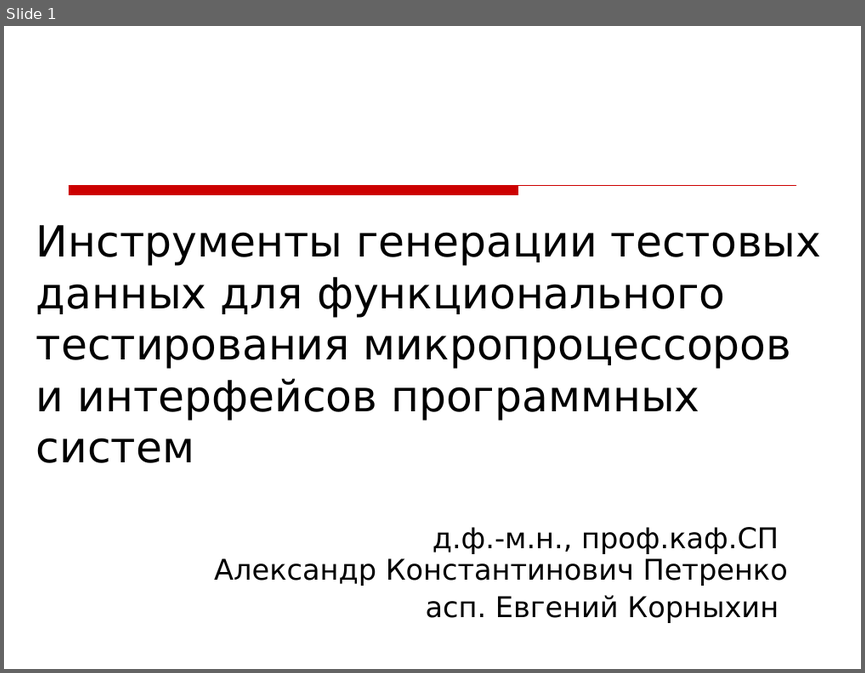
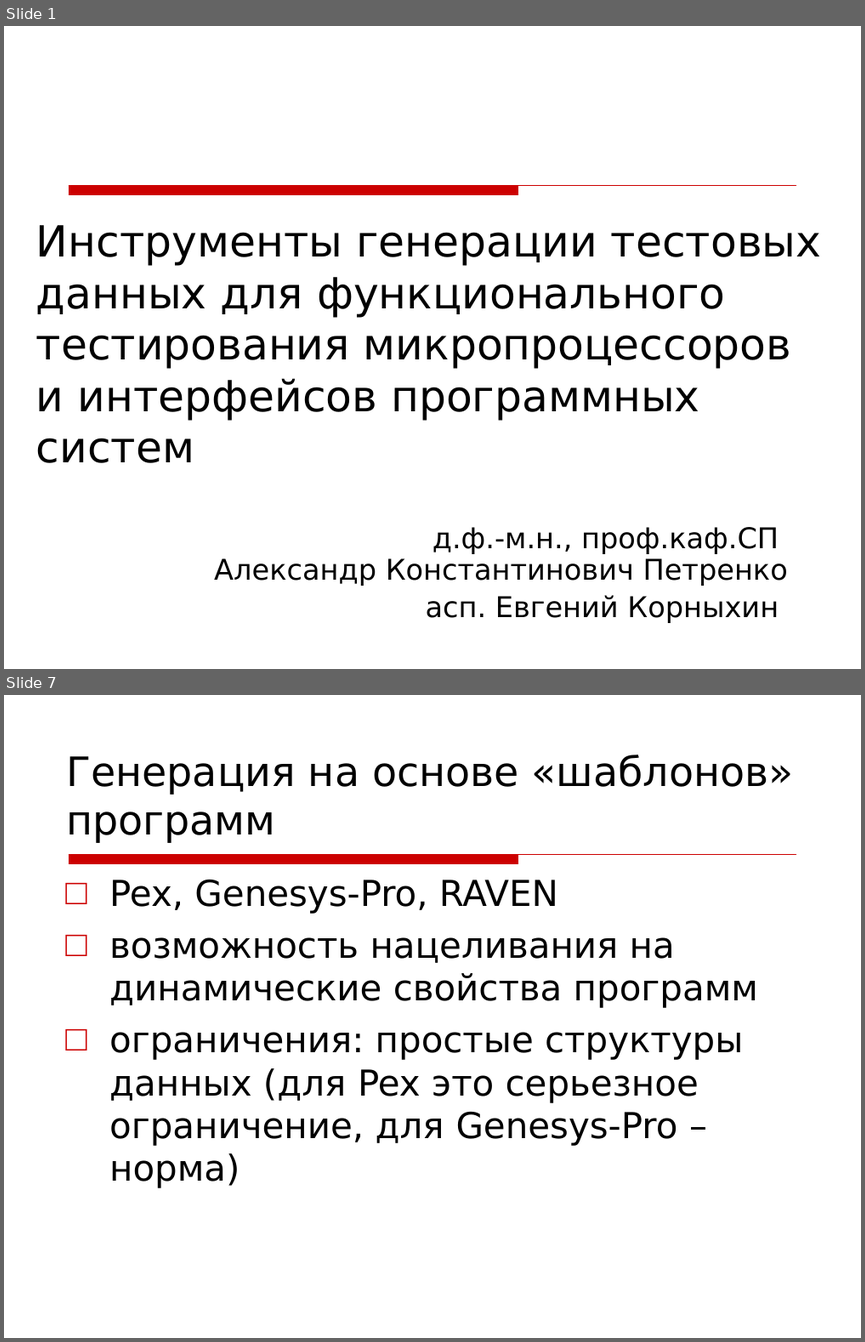
Before and after one commit to kornevgen/tesla-project, a slide deck: papers/unpublished/Tihonov09/tikh-slides.ppt. Shown one above the other, each under a label of ours: slide 1 before the commit, slides 1 and 7 after it; the slides between them are not shown. The pictures are 865x673 and 865x1342 pixels, drawn with LibreOffice and Linux fonts; fonts in the diff are those of the drawing; background and template pictures are left out. Boxes give left, top, right and bottom in pixels: in the first picture for what was removed or moved away, otherwise in the second. Text is boxed around its words. In the diff, an @@ line names an element or a change of style, - is before the commit and + after.

```diff
--- a/papers/unpublished/Tihonov09/tikh-slides.ppt
+++ b/papers/unpublished/Tihonov09/tikh-slides.ppt
@@ slide 7 added at box(4, 695, 861, 1338), background picture (left out); not listed: 1 template element that a slide beside it also shows @@
@@ title added at box(66, 755, 794, 843), 34 pt, text #000000 @@
+Генерация на основе «шаблонов» программ
@@ text added at box(109, 879, 758, 1188), 30 pt, text #000000 @@
+□ Pex, Genesys-Pro, RAVEN
+□ возможность нацеливания на динамические свойства программ
+□ ограничения: простые структуры данных (для Pex это серьезное ограничение, для Genesys-Pro – норма)
```
Also in this commit, not shown: 4 slides changed, 11 other slides added, 4 slides removed.
